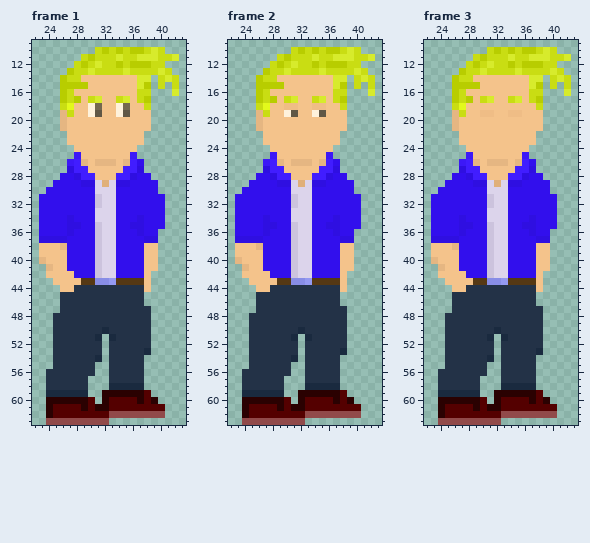
File history of a pixel-art file, Assets/art/MainCharacters/Liam/ATTEMPT3/Idle/liamRIdle.aseprite. Above is the file before it was changed.
64x64 pixels, 3 frames. Pixels under 10% opacity are left out. Colours within 5 levels of each other are drawn and written as one. Shown: frame 1: x 22..43, y 9..63; frame 2: x 22..43, y 9..63; frame 3: x 22..43, y 9..63.
The result:
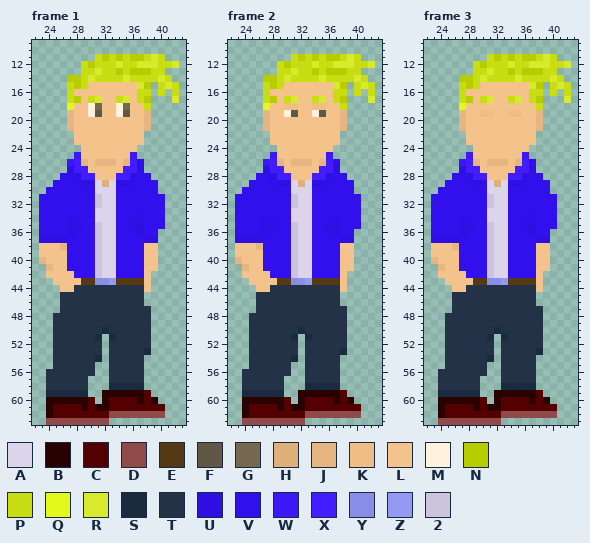
Palette (. is transparent): A #dcd4eb  B #2a0101  C #540000  D #914a4a  E #553814  F #605745  G #746850  H #e0b07a  J #e5b682  K #efbd86  L #f4c38b  M #fef2dc  N #b8cd00  P #c9dd13  Q #e3f91c  R #d7eb2c  S #1a2a3f  T #233247  U #2f0fe1  V #320fed  W #3c18f7  X #411dff  Y #888de6  Z #9499f1  2 #ccc3dd
The edit:
--- frame 1
@@ x 22..43 @@
  9 ......................
-10 .........PNPNPNNPRP...
-11 .......PNPPPRPPRRRPPR.
-12 ......PNPRPPNPNNNPP...
-13 .....NPPRPPPPRPPPPRP..
-14 ....NPPLLLLLLLLRR.PRP.
-15 ....NNNNLLLLLLLRN.P.P.
-16 ....NPLLLLLLLLLPP...R.
-17 ....NPNLPRLLPRLPN.....
-18 ....PQLLMGLLMGLLP.....
-19 ....JPLLMFLLMFLLL.....
-20 ....JLLLLLLLLLLLL.....
-21 ....JLLLLLLLLLLLL.....
-22 .....LLLLLLLLLLL......
-23 .....LLLLLLLLLLL......
-24 ......LLLLLLLLL.......
+10 ......................
+11 .........PNPNPNNPRP...
+12 .......PNPPPRPPRRRPPR.
+13 .......PPRPPNPNNNPP...
+14 .....NNPRPPPPRPPPPRP..
+15 .....PNPLLLLLLLRN.PRP.
+16 .....PLLLLLLLLLPP.P.P.
+17 .....PNLPRLLPRLPN...R.
+18 .....QLLMGLLMGLLP.....
+19 .....JLLMFLLMFLLJ.....
+20 .....JLLLLLLLLLLJ.....
+21 .....JLLLLLLLLLLJ.....
+22 ......LLLLLLLLLL......
+23 ......LLLLLLLLLL......
+24 .......LLLLLLLL.......
 25 ......WLLLLLLLW.......
--- frame 2
@@ x 22..43 @@
  9 ......................
-10 .........PNPNPNNPRP...
-11 .......PNPPPRPPRRRPPR.
-12 ......PNPRPPNPNNNPP...
-13 .....NPPRPPPPRPPPPRP..
-14 ....NPPLLLLLLLLRR.PRP.
-15 ....NNNNLLLLLLLRN.P.P.
-16 ....NPLLLLLLLLLPP...R.
-17 ....NPNLPRLLPRLPN.....
-18 ....PQLLKKLLKKLLP.....
-19 ....JPLLMFLLMFLLL.....
-20 ....JLLLLLLLLLLLL.....
-21 ....JLLLLLLLLLLLL.....
-22 .....LLLLLLLLLLL......
-23 .....LLLLLLLLLLL......
-24 ......LLLLLLLLL.......
+10 ......................
+11 .........PNPNPNNPRP...
+12 .......PNPPPRPPRRRPPR.
+13 .......PPRPPNPNNNPP...
+14 .....NNPRPPPPRPPPPRP..
+15 .....PNPLLLLLLLRN.PRP.
+16 .....PLLLLLLLLLPP.P.P.
+17 .....PNLPRLLPRLPN...R.
+18 .....QLLKKLLKKLLP.....
+19 .....JLLMFLLMFLLJ.....
+20 .....JLLLLLLLLLLJ.....
+21 .....JLLLLLLLLLLJ.....
+22 ......LLLLLLLLLL......
+23 ......LLLLLLLLLL......
+24 .......LLLLLLLL.......
 25 ......WLLLLLLLW.......
--- frame 3
@@ x 22..43 @@
  9 ......................
-10 .........PNPNPNNPRP...
-11 .......PNPPPRPPRRRPPR.
-12 ......PNPRPPNPNNNPP...
-13 .....NPPRPPPPRPPPPRP..
-14 ....NPPLLLLLLLLRR.PRP.
-15 ....NNNNLLLLLLLRN.P.P.
-16 ....NPLLLLLLLLLPP...R.
-17 ....NPNLPRLLPRLPN.....
-18 ....PQLLLLLLLLLLP.....
-19 ....JPLLKKLLKKLLL.....
-20 ....JLLLLLLLLLLLL.....
-21 ....JLLLLLLLLLLLL.....
-22 .....LLLLLLLLLLL......
-23 .....LLLLLLLLLLL......
-24 ......LLLLLLLLL.......
+10 ......................
+11 .........PNPNPNNPRP...
+12 .......PNPPPRPPRRRPPR.
+13 .......PPRPPNPNNNPP...
+14 .....NNPRPPPPRPPPPRP..
+15 .....PNPLLLLLLLRN.PRP.
+16 .....PLLLLLLLLLPP.P.P.
+17 .....PNLPRLLPRLPN...R.
+18 .....QLLLLLLLLLLP.....
+19 .....JLLKKLLKKLLJ.....
+20 .....JLLLLLLLLLLJ.....
+21 .....JLLLLLLLLLLJ.....
+22 ......LLLLLLLLLL......
+23 ......LLLLLLLLLL......
+24 .......LLLLLLLL.......
 25 ......WLLLLLLLW.......
Pixel boxes of the changes (left, top, right, bottom) in both pictures:
changed: (60, 47, 179, 152)
changed: (256, 47, 375, 152)
changed: (452, 47, 571, 152)
